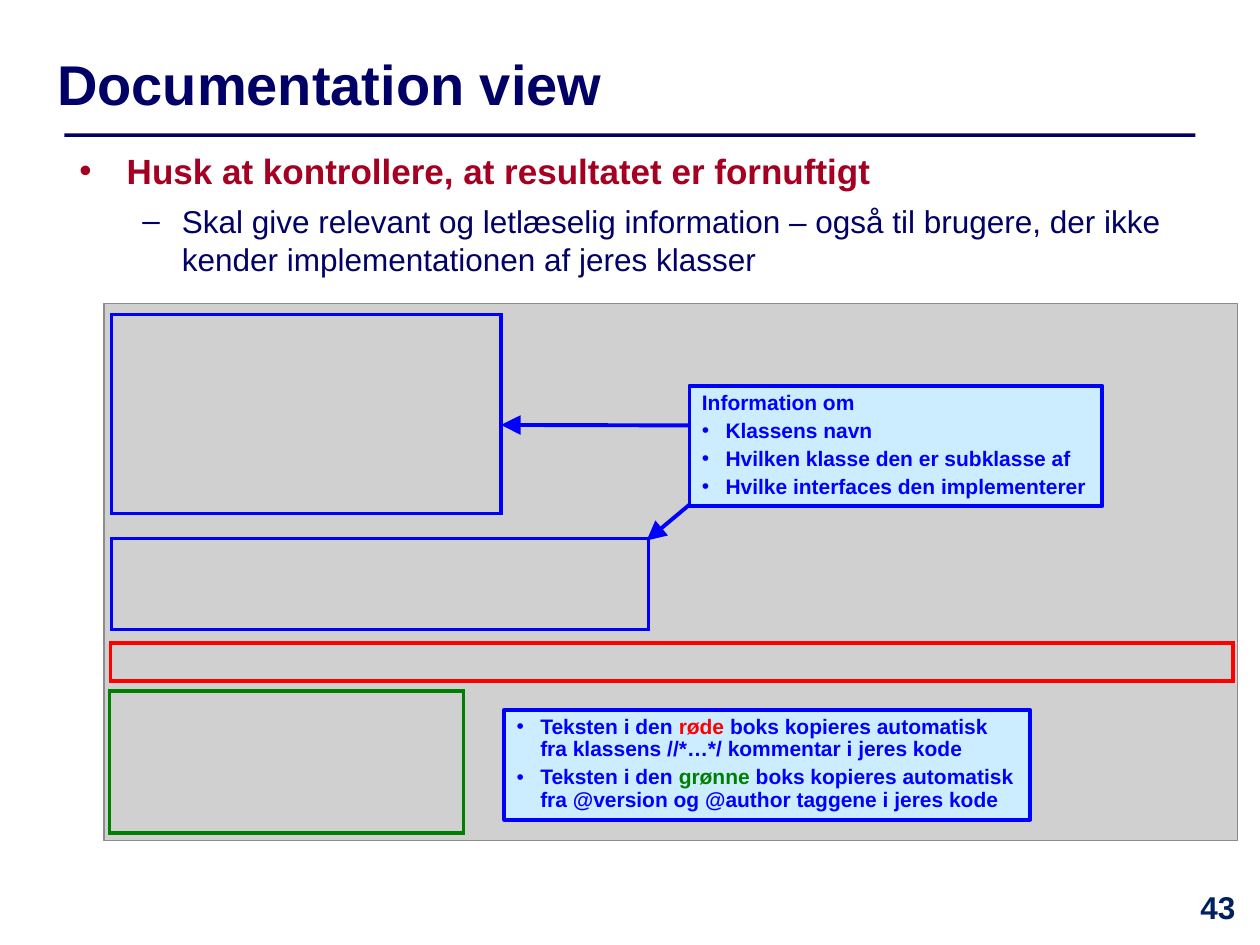
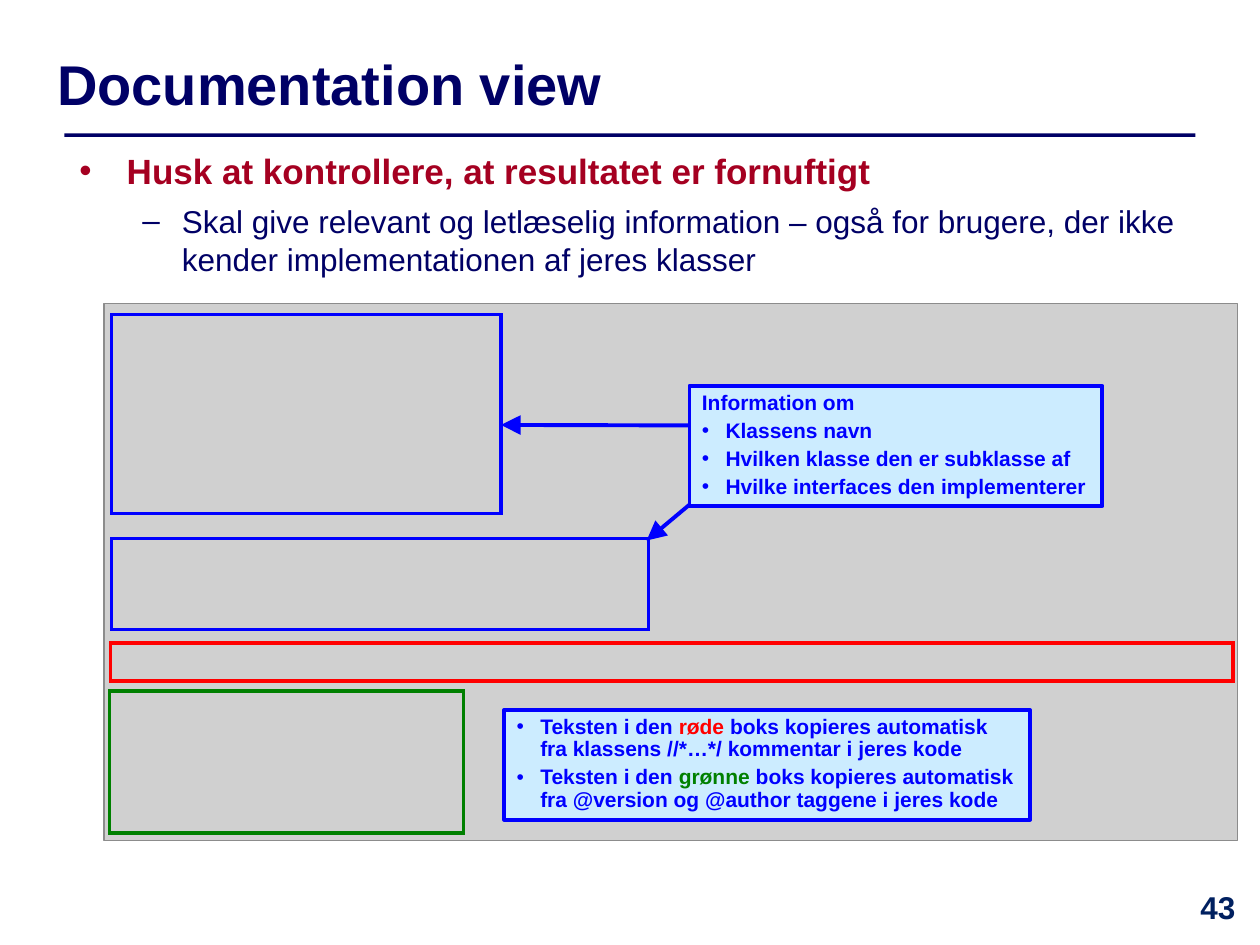
Before and after one commit to IntProgAU/Materiale, a slide deck: slide 43 of web/e22/uge_11/Slides-Uge11.pptx. Drawn at 1260x945 pixels with LibreOffice and Linux fonts; fonts in the diff are those of the drawing; grey boxes stand for pictures. Boxes give left, top, right and bottom in pixels: in the first picture for what was removed or moved away, otherwise in the second. Text is boxed around its words. In the diff, an @@ line names an element or a change of style, - is before the commit and + after.

```diff
--- a/web/e22/uge_11/Slides-Uge11.pptx
+++ b/web/e22/uge_11/Slides-Uge11.pptx
@@ text at [182,208,1174,277]: text changed @@
-  – Skal give relevant og letlæselig information – også til brugere, der ikke kender implementationen af jeres klasser
+  – Skal give relevant og letlæselig information – også for brugere, der ikke kender implementationen af jeres klasser
```
Also in this commit, not shown: 18 other slides changed, 1 other file.
